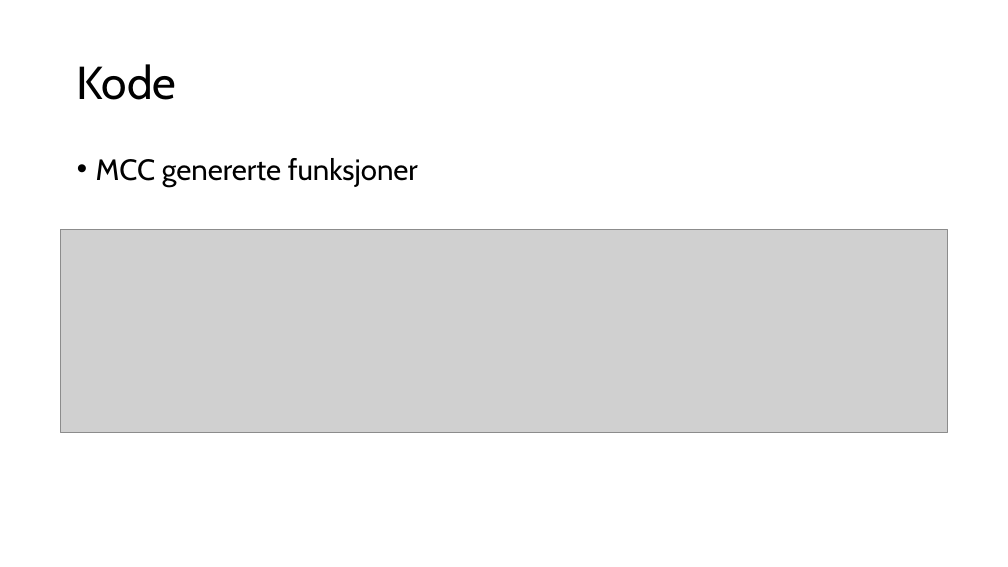
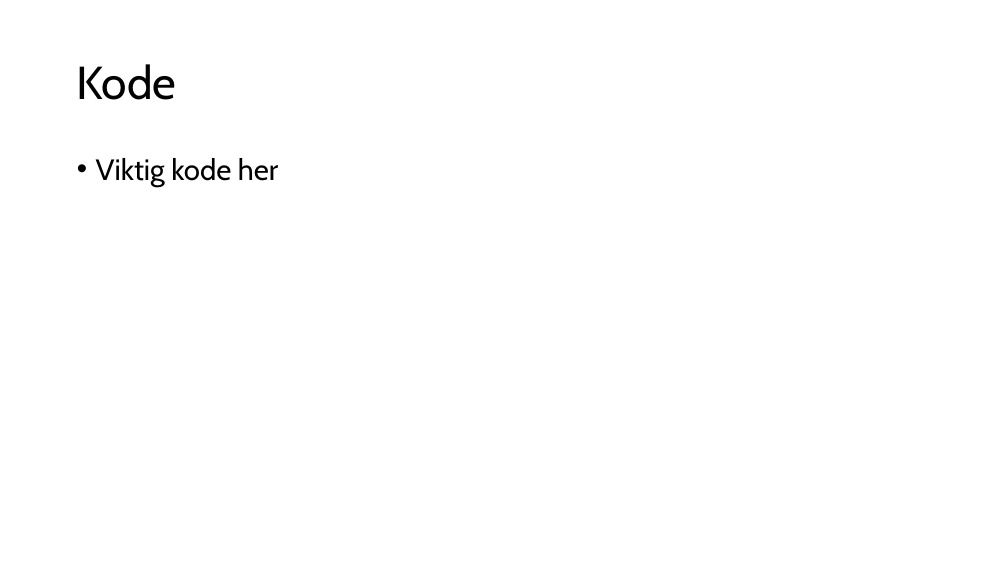
Before and after one commit to ElektraVerksted/AVR-kurs, a slide deck: slide 13 of Kursdag 2/Dag to.pptx (slide 14 before the commit). Drawn at 1008x567 pixels with LibreOffice and Linux fonts; fonts in the diff are those of the drawing; grey boxes stand for pictures. Boxes give left, top, right and bottom in pixels: in the first picture for what was removed or moved away, otherwise in the second. Text is boxed around its words. In the diff, an @@ line names an element or a change of style, - is before the commit and + after.

```diff
--- a/Kursdag 2/Dag to.pptx
+++ b/Kursdag 2/Dag to.pptx
@@ text at box(96, 158, 278, 187): text changed @@
-• MCC genererte funksjoner
+• Viktig kode her
@@ picture removed at box(60, 229, 948, 433) @@
```
Also in this commit, not shown: 6 other slides changed, 4 slides removed, 2 other files.
